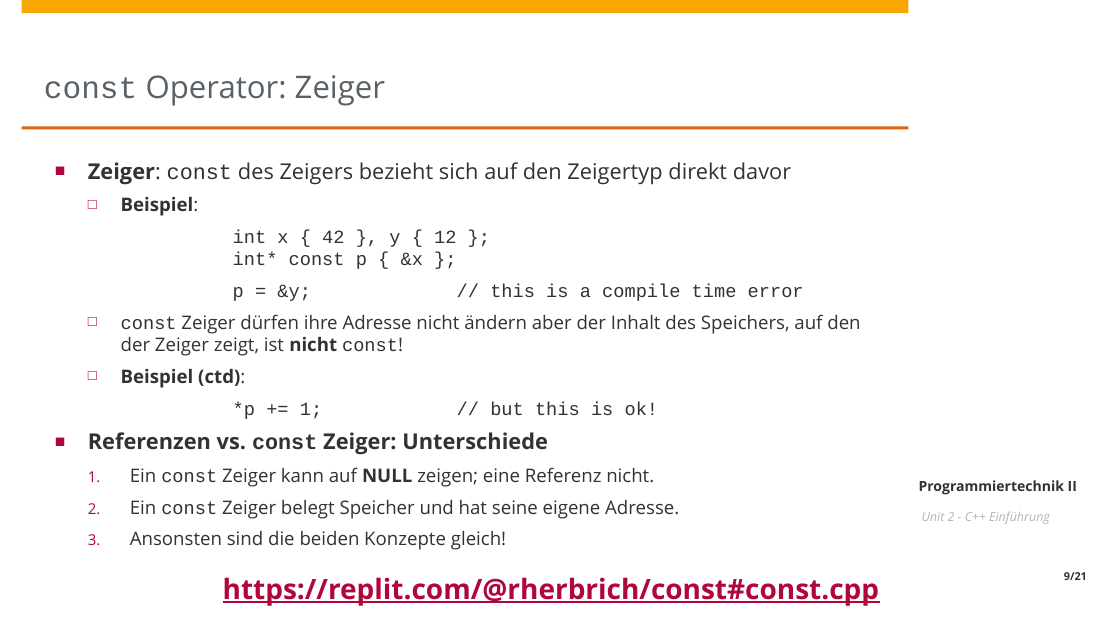
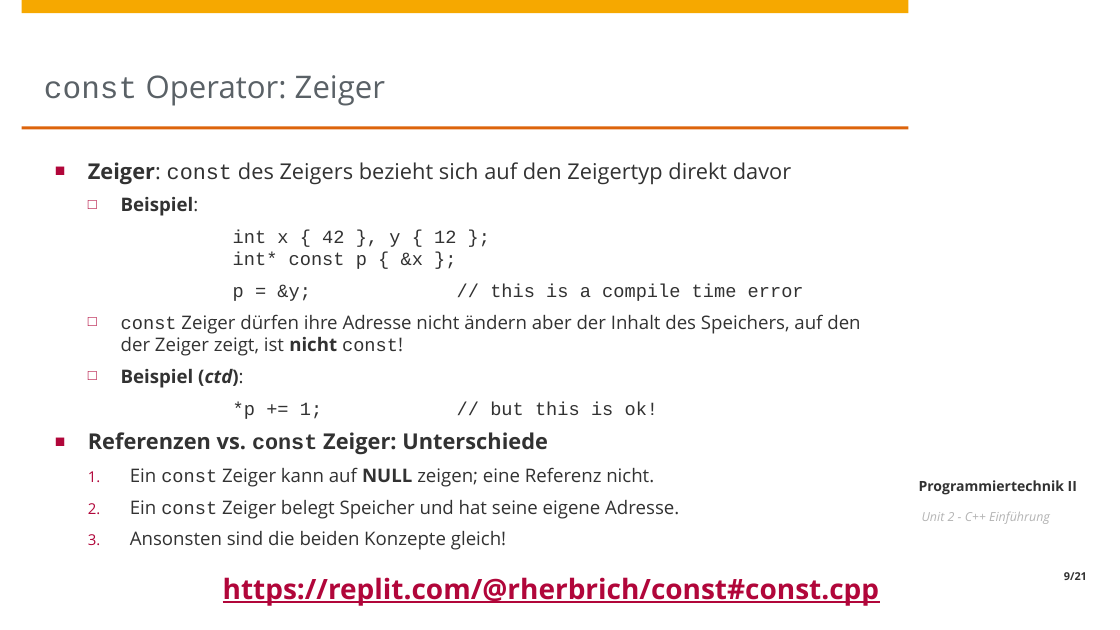
Before and after one commit to HPI-Artificial-Intelligence-Teaching/23-pt2, a slide deck: slide 9 of unit2/Unit2 - C++ Einfuehrung.pptx. Drawn at 1120x630 pixels with LibreOffice and Linux fonts; fonts in the diff are those of the drawing; background and template pictures are left out. Boxes give left, top, right and bottom in pixels: in the first picture for what was removed or moved away, otherwise in the second. Text is boxed around its words. In the diff, an @@ line names an element or a change of style, - is before the commit and + after.

```diff
--- a/unit2/Unit2 - C++ Einfuehrung.pptx
+++ b/unit2/Unit2 - C++ Einfuehrung.pptx
@@ text at bbox=[121, 369, 244, 388]: italic on in "(ctd):" @@
```
Also in this commit, not shown: 2 other slides changed.
